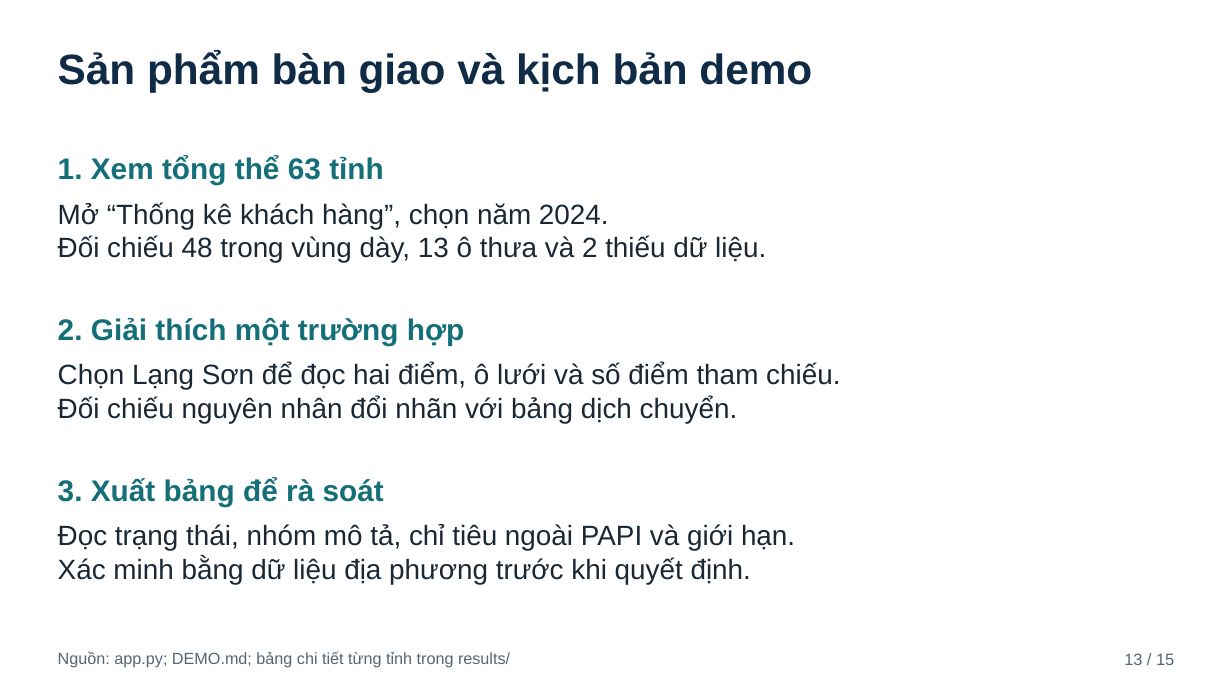
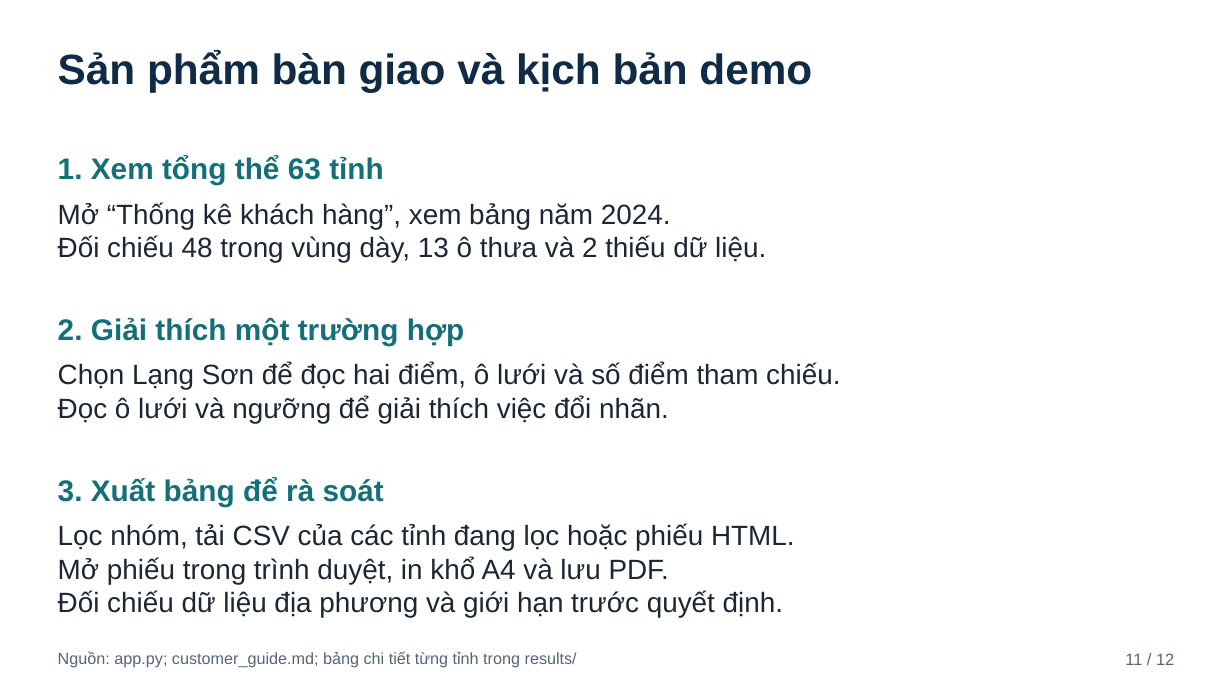
Before and after one commit to JasonTM17/Grid_Based_Sociology, a slide deck: slide 11 of assets/sting_papi_slides_template.pptx (slide 13 before the commit). Drawn at 1232x693 pixels with LibreOffice and Linux fonts; fonts in the diff are those of the drawing. Boxes give left, top, right and bottom in pixels: in the first picture for what was removed or moved away, otherwise in the second. Text is boxed around its words. In the diff, an @@ line names an element or a change of style, - is before the commit and + after.

```diff
--- a/assets/sting_papi_slides_template.pptx
+++ b/assets/sting_papi_slides_template.pptx
@@ text at (x1=58, y1=202, x2=671, y2=229): text changed @@
-Mở “Thống kê khách hàng”, chọn năm 2024.
+Mở “Thống kê khách hàng”, xem bảng năm 2024.
@@ text at (x1=58, y1=396, x2=669, y2=423): text changed @@
-Đối chiếu nguyên nhân đổi nhãn với bảng dịch chuyển.
+Đọc ô lưới và ngưỡng để giải thích việc đổi nhãn.
@@ text at (x1=58, y1=523, x2=795, y2=617): text changed @@
-Đọc trạng thái, nhóm mô tả, chỉ tiêu ngoài PAPI và giới hạn.
-Xác minh bằng dữ liệu địa phương trước khi quyết định.
+Lọc nhóm, tải CSV của các tỉnh đang lọc hoặc phiếu HTML.
+Mở phiếu trong trình duyệt, in khổ A4 và lưu PDF.
+Đối chiếu dữ liệu địa phương và giới hạn trước quyết định.
@@ text at (x1=58, y1=651, x2=577, y2=668): text changed @@
-Nguồn: app.py; DEMO.md; bảng chi tiết từng tỉnh trong results/
+Nguồn: app.py; customer_guide.md; bảng chi tiết từng tỉnh trong results/
@@ text at (x1=1125, y1=653, x2=1174, y2=665): text changed @@
-13 / 15
+11 / 12
```
Also in this commit, not shown: 11 other slides changed, 3 slides removed, 47 other files.
